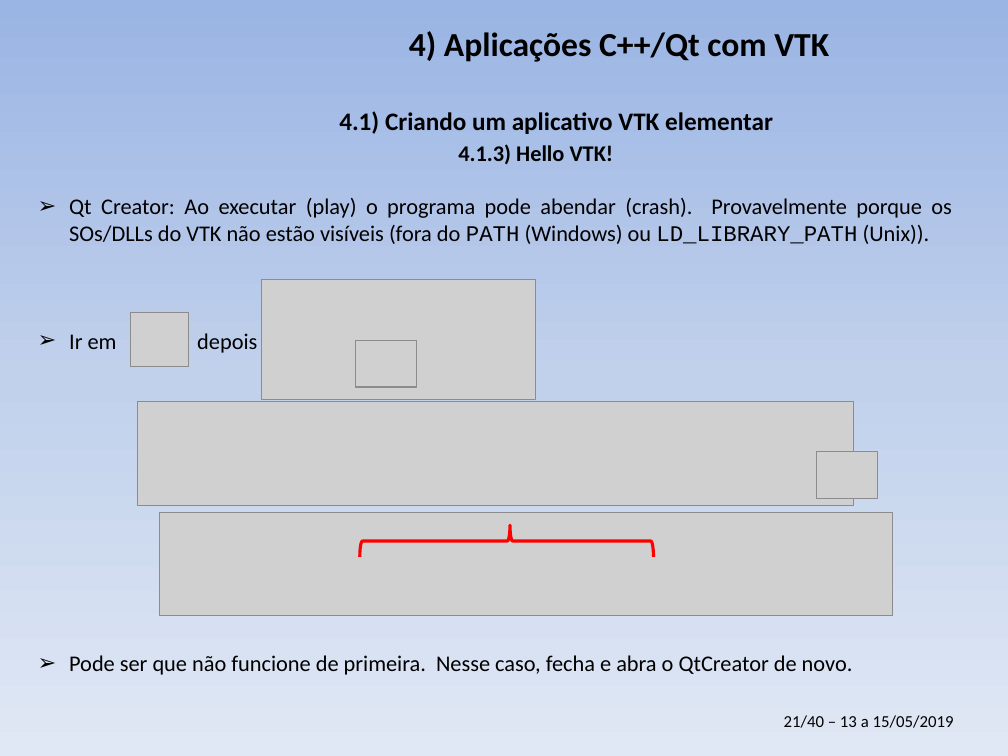
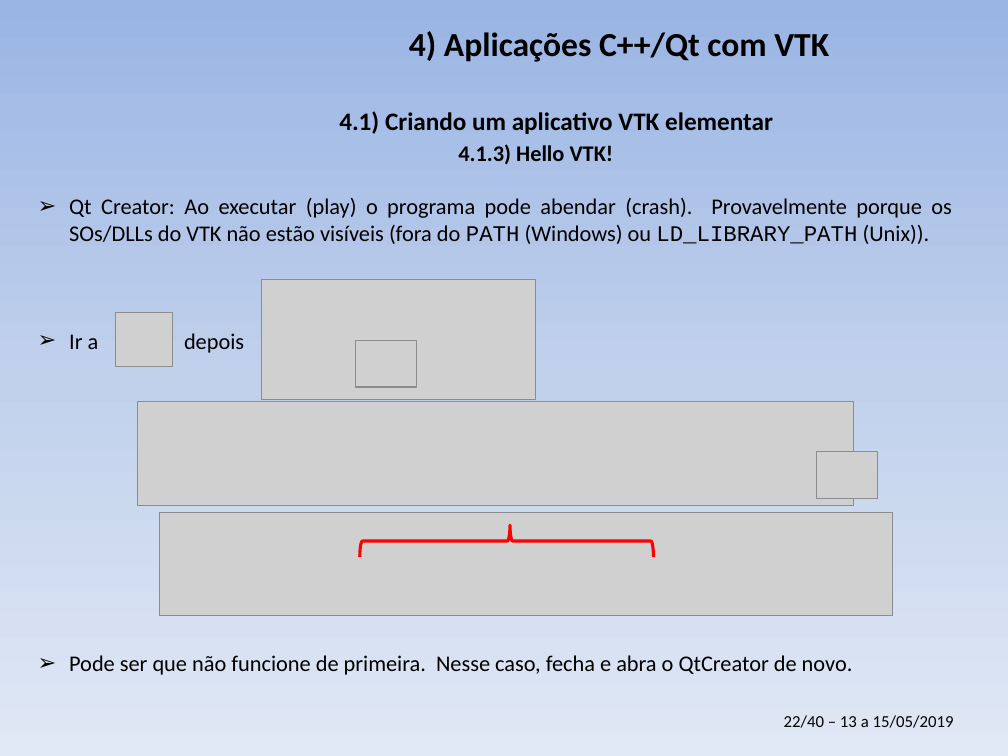
Before and after one commit to PauloCarvalhoRJ/cursoVTKgeo, a slide deck: slide 22 of aulas_3dias/slides_3dias.pptx (slide 21 before the commit). Drawn at 1008x756 pixels with LibreOffice and Linux fonts; fonts in the diff are those of the drawing; grey boxes stand for pictures; background and template pictures are left out. Boxes give left, top, right and bottom in pixels: in the first picture for what was removed or moved away, otherwise in the second. Text is boxed around its words. In the diff, an @@ line names an element or a change of style, - is before the commit and + after.

```diff
--- a/aulas_3dias/slides_3dias.pptx
+++ b/aulas_3dias/slides_3dias.pptx
@@ picture: place and size @@
-picture at bbox=[131, 312, 188, 366]
+picture at bbox=[115, 312, 172, 366]
@@ text at bbox=[69, 333, 244, 353]: text changed @@
-➢ Ir em depois
+➢ Ir a depois
@@ text at bbox=[784, 715, 954, 728]: text changed @@
-21/40 – 13 a 15/05/2019
+22/40 – 13 a 15/05/2019
```
Also in this commit, not shown: 2 slides added.
